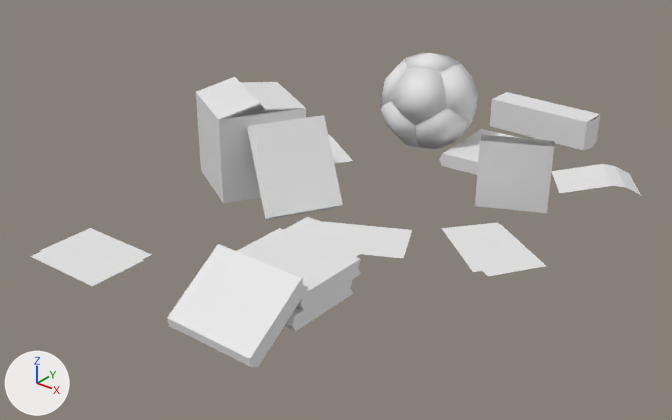
An edit to the Blender file art/models/props/under_bed_clutter/under_bed_clutter.blend, drawn before and after from the same camera.
Rendered twice from a 50 mm lens placed at (1.61, -2.45, 1.4), pointed at (-0.22, -0.16, -0.02). Arrows for +X, +Y and +Z are at lower left; the lights stay in place. The picture after the commit comes second.

In view in the first picture: 'book', 'book.001', 'book.002', 'book.004', 'book.005', 'long box', 'paper', 'paper.001', 'paper.002', 'paper.003', 'paper.004', 'paper.005', 'paper.006', 'paper.008', 'parcel', 'reg box', 'soccer_ball'.
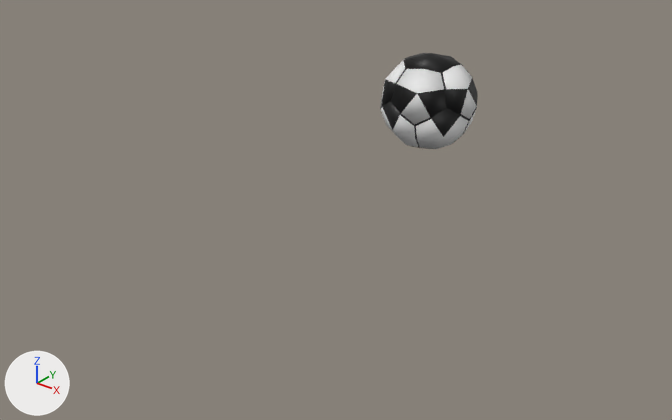
Commit message: Soccer Color Change

Pixel boxes [x1, y1, x2, y2] of what changed, in the pictures (672 x 420 px):
'book.002', deleted: before [167, 244, 309, 367]
'reg box', deleted: before [196, 77, 306, 204]
'book.005', deleted: before [247, 115, 343, 220]
'parcel', deleted: before [475, 134, 555, 213]
'book.001', deleted: before [237, 228, 361, 310]
'long box', deleted: before [490, 92, 600, 150]
'paper.008', deleted: before [31, 233, 144, 286]
'paper.005', deleted: before [442, 222, 534, 272]
'paper.004', deleted: before [552, 164, 641, 195]
'paper.006', deleted: before [284, 217, 379, 257]
'paper.001', deleted: before [324, 222, 412, 259]
'book.004', deleted: before [439, 129, 520, 175]
'book', deleted: before [284, 279, 353, 332]
'paper', deleted: before [40, 228, 152, 259]
'paper.003', deleted: before [483, 224, 546, 276]
'paper.002', deleted: before [328, 134, 353, 163]
part 1 of me_icosphere_006, recoloured (white to black): [380, 53, 478, 148] in both

Diff of the bpy script that builds the scene:
```diff
--- a/art/models/props/under_bed_clutter/under_bed_clutter.blend.py
+++ b/art/models/props/under_bed_clutter/under_bed_clutter.blend.py
@@ mat_black_color @@
+mat_black_color = principled_material('Black Color')
+mat_black_color.base_color = (0.0, 0.0, 0.0)  # black #000000
@@ me_icosphere_006 @@
 me_icosphere_006.from_pydata(...)  # 252 vertices, 260 faces; spans x -0.19..0.19, y -0.193..0.193, z -0.194..0.194
+# me_icosphere_006 part 1: 219 of the faces centred in x -0.185..0.185, y -0.185..0.185, z -0.17..0.17 switch from no material to mat_black_color (black #000000)
+me_icosphere_006.materials.append(mat_white_color)  # white #e7e7e7
@@ ob_long_box @@
-ob_long_box = bpy.data.objects.new('long box', me_cube_001)
@@ ob_parcel @@
-ob_parcel = bpy.data.objects.new('parcel', me_cube_002)
@@ ob_reg_box @@
-ob_reg_box = bpy.data.objects.new('reg box', me_cube)
@@ ob_book @@
-ob_book = bpy.data.objects.new('book', me_cube_004)
@@ ob_book_001 @@
-ob_book_001 = bpy.data.objects.new('book.001', me_cube_004)
@@ ob_book_002 @@
-ob_book_002 = bpy.data.objects.new('book.002', me_cube_007)
@@ ob_book_004 @@
-ob_book_004 = bpy.data.objects.new('book.004', me_cube_006)
@@ ob_book_005 @@
-ob_book_005 = bpy.data.objects.new('book.005', me_cube_005)
@@ ob_paper_001 @@
-ob_paper_001 = bpy.data.objects.new('paper.001', me_plane)
@@ ob_paper @@
-ob_paper = bpy.data.objects.new('paper', me_plane_001)
@@ ob_paper_002 @@
-ob_paper_002 = bpy.data.objects.new('paper.002', me_plane_002)
@@ ob_paper_003 @@
-ob_paper_003 = bpy.data.objects.new('paper.003', me_plane_003)
@@ ob_paper_004 @@
-ob_paper_004 = bpy.data.objects.new('paper.004', me_plane_004)
@@ ob_paper_005 @@
-ob_paper_005 = bpy.data.objects.new('paper.005', me_plane_005)
@@ ob_paper_006 @@
-ob_paper_006 = bpy.data.objects.new('paper.006', me_plane_006)
@@ ob_paper_008 @@
-ob_paper_008 = bpy.data.objects.new('paper.008', me_plane_008)
```
